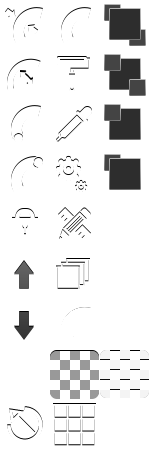
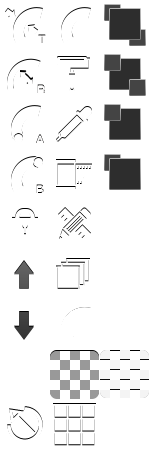
Layer changes from the first (150, 450) image to the second:
hid "settings 2" over [56,156,88,192]
added layer "film 2" above "dropper" over [56,160,92,190]
added layer "T" in group "Start" over [38,35,46,43]
added layer "r" in group "Start" over [37,85,45,93]
added layer "b" in group "Start" over [36,185,44,193]
added layer "a" in group "Start" over [36,135,44,143]
